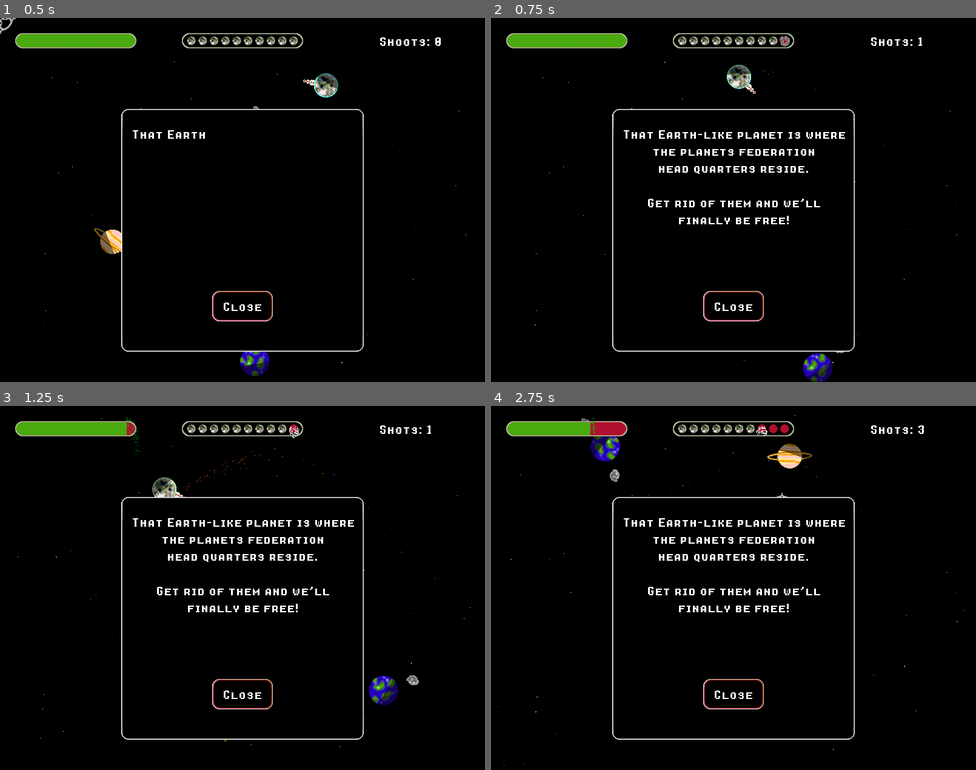
Above: before the commit, frames 1-4 (two rows, left to right).
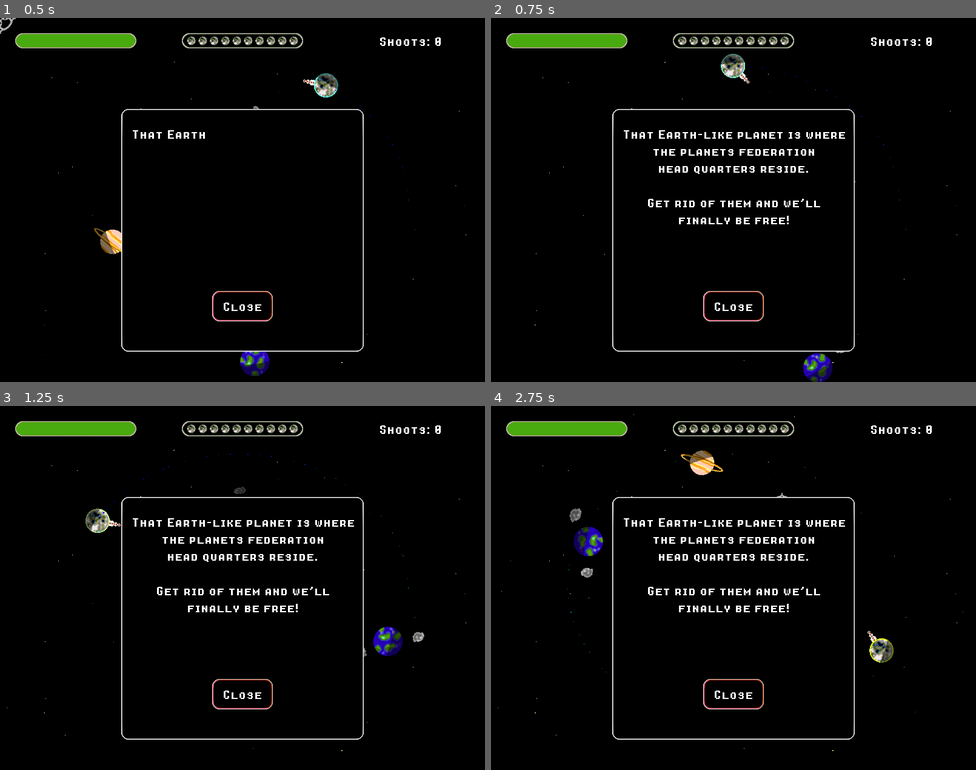
Above: after the commit, the same moments.

Repository: renato-grottesi/moonarchists
Game: Godot game, scene res://Levels/Level10.tscn
Two runs of this game, one before a commit and one after it. Both use one fixed random seed, a clock stepped at 60 frames per second and the inputs below. This scene is started directly instead of the project's main scene.
Inputs (mouse positions are in pixels of both pictures, inside the frame that each line leads up to):
- Up to frame 1 (0.5 s): no input
- Up to frame 2 (0.75 s): move the mouse to (840, 181) at 0.52 s; hold Up from 0.53 s (still down); tap C at 0.6 s; click (840, 181) at 0.67 s
- Up to frame 3 (1.25 s): keep holding Up
- Up to frame 4 (2.75 s): move the mouse to (636, 606) at 1.27 s; release Up at 1.28 s; hold Down 1.28-2.03 s; tap C at 1.35, 2.1 s; click (636, 606) at 1.42 s; move the mouse to (782, 507) at 2.02 s; hold Up from 2.03 s (still down); click (782, 507) at 2.17 s

Frame 1 is identical in both runs. In frame 2, 0.6% of the frame differs, in the area x 47-91%, y 4-21%; in frame 3, 1.7%; in frame 4, 2.3%, in the area x 1-98%, y 2-99%.

Commit message:
one more level, multitouch fixes

Diff:
--- a/Game/Moon.gd
+++ b/Game/Moon.gd
@@ -15,11 +15,14 @@
 var health = 100
 var time = 0
 var swallowed = false
+var fingers_count = 0
+var max_fingers_count = 0
 
 func _ready():
 	apply_impulse(Vector2(0, 0), impulse0);
 	emit_signal("heath", health)
 	$SpriteNozzle.visible = OS.get_name() != "Android" || Global.use_joy_pad
+	max_fingers_count = 0
 
 func _physics_process(delta):
 	rotation = 0
@@ -45,15 +48,17 @@
 	emit_signal("shoot", Vector2(60, 0).rotated($SpriteNozzle.rotation))
 
 func _push():
-	var offset = Vector2(0, 0);
-	var force = Vector2(300, 0).rotated($SpriteNozzle.rotation)
-	apply_impulse(offset, force);
-	$Push.restart()
-	emit_signal("push")
+	#TODO decide from which level pushing is allowed
+	if Global.current_level > 3:
+		var offset = Vector2(0, 0);
+		var force = Vector2(300, 0).rotated($SpriteNozzle.rotation)
+		apply_impulse(offset, force);
+		$Push.restart()
+		emit_signal("push")
 
 func _unhandled_input(event):
 	update_nozzle()
-	if event is InputEventMouseButton:
+	if event is InputEventMouseButton and OS.get_name() != "Android":
 		if event.button_index == BUTTON_WHEEL_UP:
 			$SpriteNozzle.rotation_degrees += 3;
 		if event.button_index == BUTTON_WHEEL_DOWN:
@@ -62,7 +67,7 @@
 			_shoot()
 		if event.button_index == BUTTON_RIGHT and event.is_pressed():
 			_push()
-	if event is InputEventMouseMotion:
+	if event is InputEventMouseMotion and OS.get_name() != "Android":
 		if !Global.use_cross_hair:
 			$SpriteNozzle.rotation_degrees += event.relative.y
 	if event is InputEventKey:
@@ -82,6 +87,23 @@
 		Global.use_joy_pad = true
 		Global.use_cross_hair = false
 		$SpriteNozzle.visible = true
+	if event is InputEventScreenTouch:
+		# Update the current and max number of fingers in the screen
+		if event.pressed:
+			fingers_count += 1
+			if fingers_count > max_fingers_count:
+				max_fingers_count = fingers_count
+		else:
+			fingers_count -= 1
+		if fingers_count < 0:
+			fingers_count = 0
+		# If there are no fingers in the screen, trigger the action
+		if fingers_count == 0 and max_fingers_count != 0:
+			if max_fingers_count == 1:
+				_shoot()
+			else:
+				_push()
+			max_fingers_count = 0
 
 func _on_Moon_body_entered(body):
 	if body is MassBullet:
--- a/Game/Universe.gd
+++ b/Game/Universe.gd
@@ -2,6 +2,8 @@
 
 export (int) var current_level : int = 0
 export (int) var next_level : int = 0
+export (int) var two_stars_requirements : int = 3
+export (int) var three_stars_requirements : int = 1
 export (int) var asteroids_count : int = 0
 export (int) var asteroids_offset : int = 200
 
@@ -95,7 +97,7 @@
 	if Input.is_action_pressed("ui_cancel"):
 		Input.set_mouse_mode(Input.MOUSE_MODE_VISIBLE)
 		Global.abort_speed_run()
-		Global.goto_scene(Global.levels[0])
+		Global.current_level = 0
 	if Input.is_action_pressed("ui_retry"):
 		retry_level()
 
@@ -153,12 +155,12 @@
 
 func goto_next_level():
 	if next_level != 0 :
-		Global.goto_scene(Global.levels[next_level])
+		Global.current_level = next_level
 	else:
 		$HUD/LastLevel.popup()
 
 func _on_LastLevelVictory_pressed():
-	Global.goto_scene(Global.levels[next_level])
+	Global.current_level = next_level
 	beep()
 
 func _on_CloseOpening_pressed():
@@ -167,7 +169,7 @@
 	beep()
 
 func _on_LostQuit_pressed():
-	Global.goto_scene(Global.levels[0])
+	Global.current_level = 0
 	Global.abort_speed_run()
 	beep()
 
@@ -176,11 +178,9 @@
 	var stars = Global.level_status[current_level-1]
 	# You get 1 star simply for completing the level alive
 	var new_stars = 1
-	# You get 2 stars for using less than 4 shots
-	if shoots < 4:
+	if shoots < (two_stars_requirements+1):
 		new_stars = 2
-	# You get all 3 stars only if you complete the level with 1 shot
-	if shoots < 2:
+	if shoots < (three_stars_requirements+1):
 		new_stars = 3
 	# Calculate and assign the new number of stars
 	if stars > 4 :
@@ -218,7 +218,7 @@
 	var stars = Global.level_status[current_level-1]
 	if stars > 3 :
 		Global.level_status[current_level-1] = 5
-	Global.goto_scene(Global.levels[current_level])
+	Global.current_level = current_level
 
 func shake_it():
 	$ExplosionSound.play()
@@ -240,7 +240,7 @@
 	$Beep.set_volume_db(Global.get_sound_volume_db())
 
 func _on_QuitVictory_pressed():
-	Global.goto_scene(Global.levels[0])
+	Global.current_level = 0
 	Global.abort_speed_run()
 	beep()
 
--- a/Global.gd
+++ b/Global.gd
@@ -1,8 +1,9 @@
 extends Node
 
-const game_version = 19
+const game_version = 20
 
 var current_scene = null
+var current_level = 0 setget _set_current_level, _get_current_level
 var music_volume = 75
 var sound_volume = 90
 var music
@@ -26,28 +27,28 @@
 	"res://Levels/Level08.tscn",
 	"res://Levels/Level09.tscn",
 	"res://Levels/Level10.tscn",
-	"res://Levels/Level03.tscn",
-	"res://Levels/Level04.tscn",
-	"res://Levels/Level05.tscn",
-	"res://Levels/Level06.tscn",
-	"res://Levels/Level07.tscn",
-	"res://Levels/Level08.tscn",
-	"res://Levels/Level01.tscn",
-	"res://Levels/Level02.tscn",
-	"res://Levels/Level03.tscn",
-	"res://Levels/Level04.tscn",
-	"res://Levels/Level05.tscn",
-	"res://Levels/Level06.tscn",
-	"res://Levels/Level07.tscn",
-	"res://Levels/Level08.tscn",
-	"res://Levels/Level01.tscn",
-	"res://Levels/Level02.tscn",
-	"res://Levels/Level03.tscn",
-	"res://Levels/Level04.tscn",
-	"res://Levels/Level05.tscn",
-	"res://Levels/Level06.tscn",
-	"res://Levels/Level07.tscn",
-	"res://Levels/Level08.tscn",
+	"res://Levels/Level11.tscn",
+	"res://Levels/Level01.tscn",
+	"res://Levels/Level01.tscn",
+	"res://Levels/Level01.tscn",
+	"res://Levels/Level01.tscn",
+	"res://Levels/Level01.tscn",
+	"res://Levels/Level01.tscn",
+	"res://Levels/Level01.tscn",
+	"res://Levels/Level01.tscn",
+	"res://Levels/Level01.tscn",
+	"res://Levels/Level01.tscn",
+	"res://Levels/Level01.tscn",
+	"res://Levels/Level01.tscn",
+	"res://Levels/Level01.tscn",
+	"res://Levels/Level01.tscn",
+	"res://Levels/Level01.tscn",
+	"res://Levels/Level01.tscn",
+	"res://Levels/Level01.tscn",
+	"res://Levels/Level01.tscn",
+	"res://Levels/Level01.tscn",
+	"res://Levels/Level01.tscn",
+	"res://Levels/Level01.tscn",
 	];
 
 # Score for each level
@@ -155,6 +156,13 @@
 			speed_run_record = load_file.get_64()
 		load_file.close()
 
+func _set_current_level(level):
+	current_level = level
+	goto_scene(levels[level])
+
+func _get_current_level():
+	return current_level
+
 func goto_scene(path):
 	# This function will usually be called from a signal callback,
 	# or some other function in the current scene.
--- a/Levels/Level10.tscn
+++ b/Levels/Level10.tscn
@@ -8,6 +8,7 @@
 
 [node name="Level08" instance=ExtResource( 1 )]
 current_level = 10
+next_level = 11
 asteroids_count = 16
 asteroids_offset = 145
 
--- /dev/null
+++ b/Levels/Level11.tscn
@@ -0,0 +1,28 @@
+[gd_scene load_steps=4 format=2]
+
+[ext_resource path="res://Game/Universe.tscn" type="PackedScene" id=1]
+[ext_resource path="res://Game/NeutralMoon.tscn" type="PackedScene" id=2]
+[ext_resource path="res://Sprites/earth.png" type="Texture" id=5]
+
+[node name="Level08" instance=ExtResource( 1 )]
+current_level = 11
+asteroids_offset = 0
+
+[node name="Moon" parent="." index="3"]
+position = Vector2( 96, 0 )
+impulse0 = Vector2( 0, -200 )
+
+[node name="Terra" parent="Bodies" index="0" instance=ExtResource( 2 )]
+position = Vector2( -416, 0 )
+impulse0 = Vector2( 0, 1000 )
+texture = ExtResource( 5 )
+moons_count = 2
+
+[node name="Label" parent="HUD/Opening" index="0"]
+text = "
+That Earth-like planet is where
+the planets federation
+head quarters reside.
+
+Get rid of them and we'll
+finally be free!"
--- a/Scenes/MainMenu.gd
+++ b/Scenes/MainMenu.gd
@@ -128,7 +128,7 @@
 func _on_SpeedRun_pressed():
 	if Global.get_total_stars() > 15:
 		Global.start_speed_run()
-		Global.goto_scene(Global.levels[1])
+		Global.current_level = 1
 
 func _on_Levels_about_to_show():
 	if Global.get_total_stars() < 16:
--- a/UI/LevelButton.gd
+++ b/UI/LevelButton.gd
@@ -41,7 +41,7 @@
 	beep()
 	var stars = Global.level_status[level_number-1]
 	if stars < 7:
-		Global.goto_scene(Global.levels[level_number])
+		Global.current_level = level_number
 
 func beep():
 	$Beep.play()
